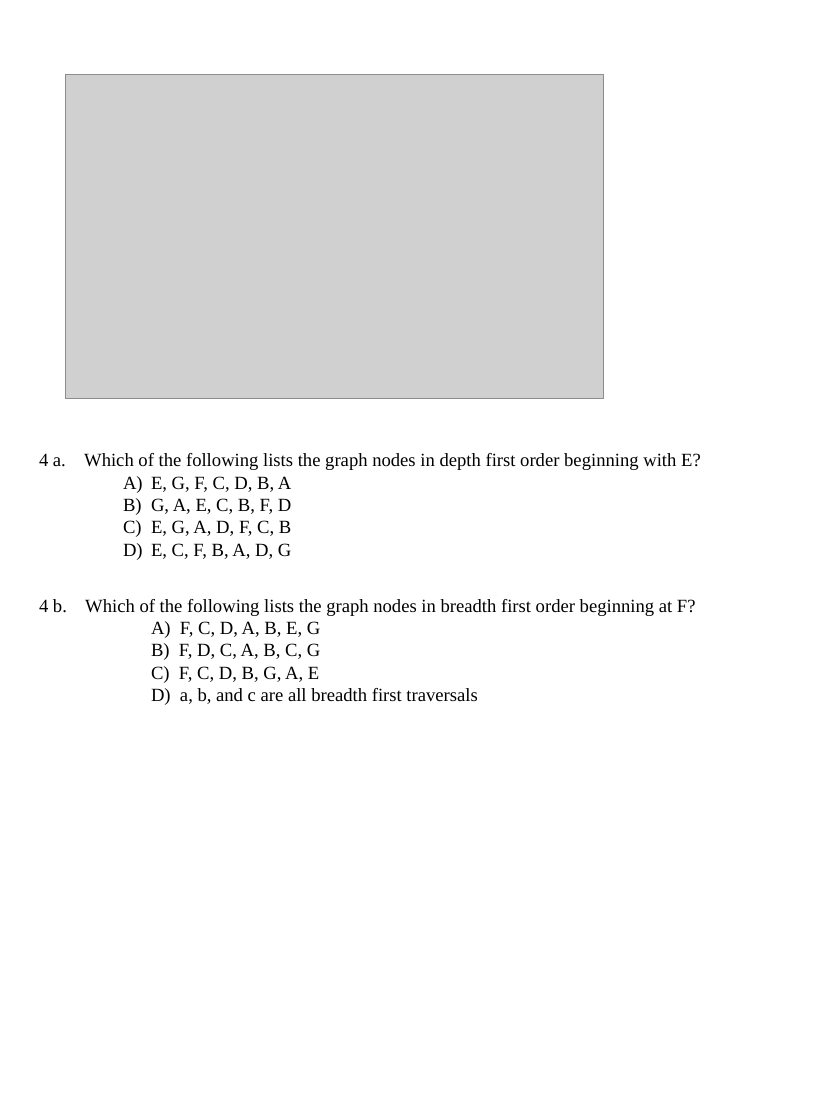
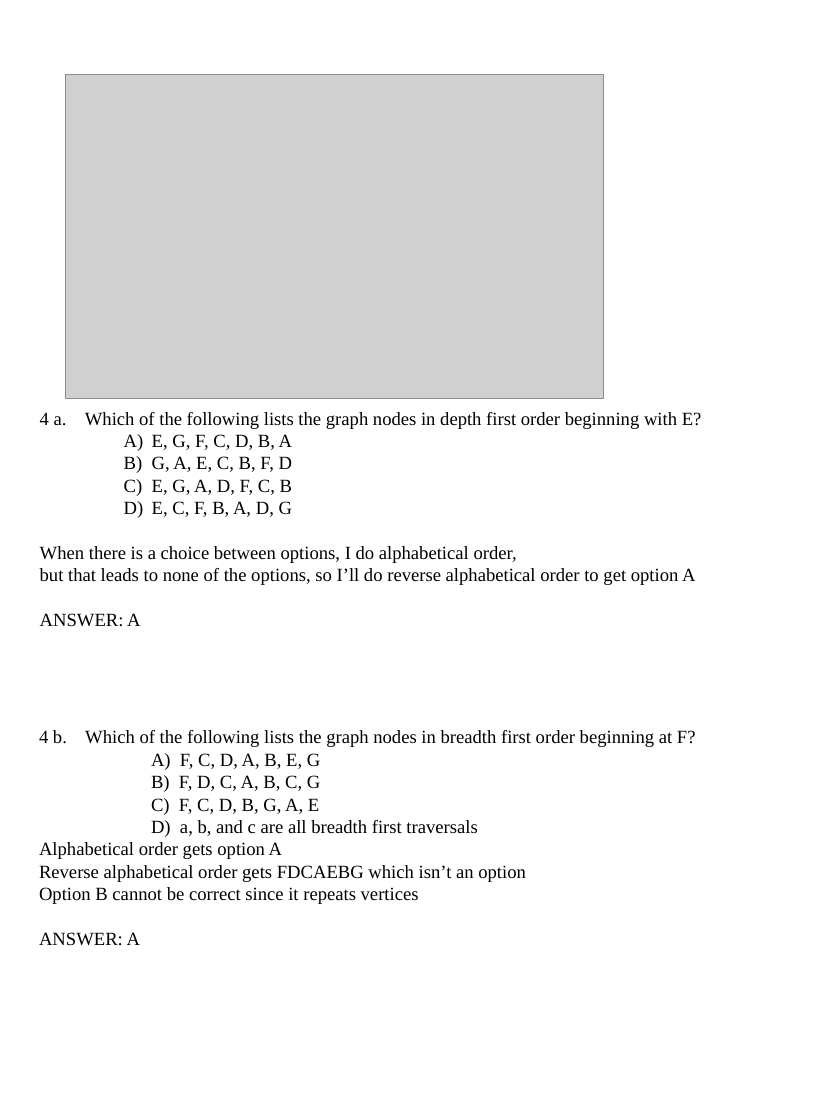
Before and after one commit to y0natan10/CMSC204-Lab7-Graph-Lab, a slide deck: slide 3 of AssignmentRelatedDocuments/WhatWasSubmitted/Graph Lab.pptx. Drawn at 840x1120 pixels with LibreOffice and Linux fonts; fonts in the diff are those of the drawing; grey boxes stand for pictures. Boxes give left, top, right and bottom in pixels: in the first picture for what was removed or moved away, otherwise in the second. Text is boxed around its words. In the diff, an @@ line names an element or a change of style, - is before the commit and + after.

```diff
--- a/AssignmentRelatedDocuments/WhatWasSubmitted/Graph Lab.pptx
+++ b/AssignmentRelatedDocuments/WhatWasSubmitted/Graph Lab.pptx
@@ text "4 a. Which of the ...": place and size @@
-text "4 a. Which of the ..." at bbox=[39, 453, 701, 560]
+text "4 a. Which of the ..." at bbox=[40, 412, 702, 627]
@@ text at bbox=[40, 546, 695, 627]: paragraphs added @@
+When there is a choice between options, I do alphabetical order,
+but that leads to none of the options, so I’ll do reverse alphabetical order to get option A
+ANSWER: A
@@ text "4 b. Which of the ...": place and size @@
-text "4 b. Which of the ..." at bbox=[39, 599, 696, 705]
+text "4 b. Which of the ..." at bbox=[39, 730, 696, 946]
@@ text at bbox=[39, 842, 526, 946]: paragraphs added @@
+Alphabetical order gets option A
+Reverse alphabetical order gets FDCAEBG which isn’t an option
+Option B cannot be correct since it repeats vertices
+ANSWER: A
```
Also in this commit, not shown: 4 other slides changed, 4 other files.
